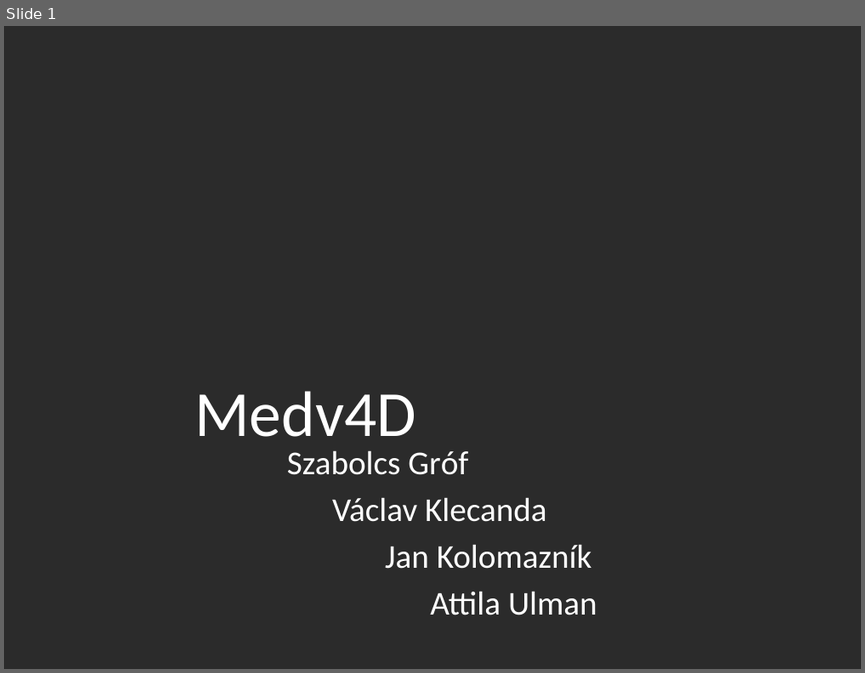
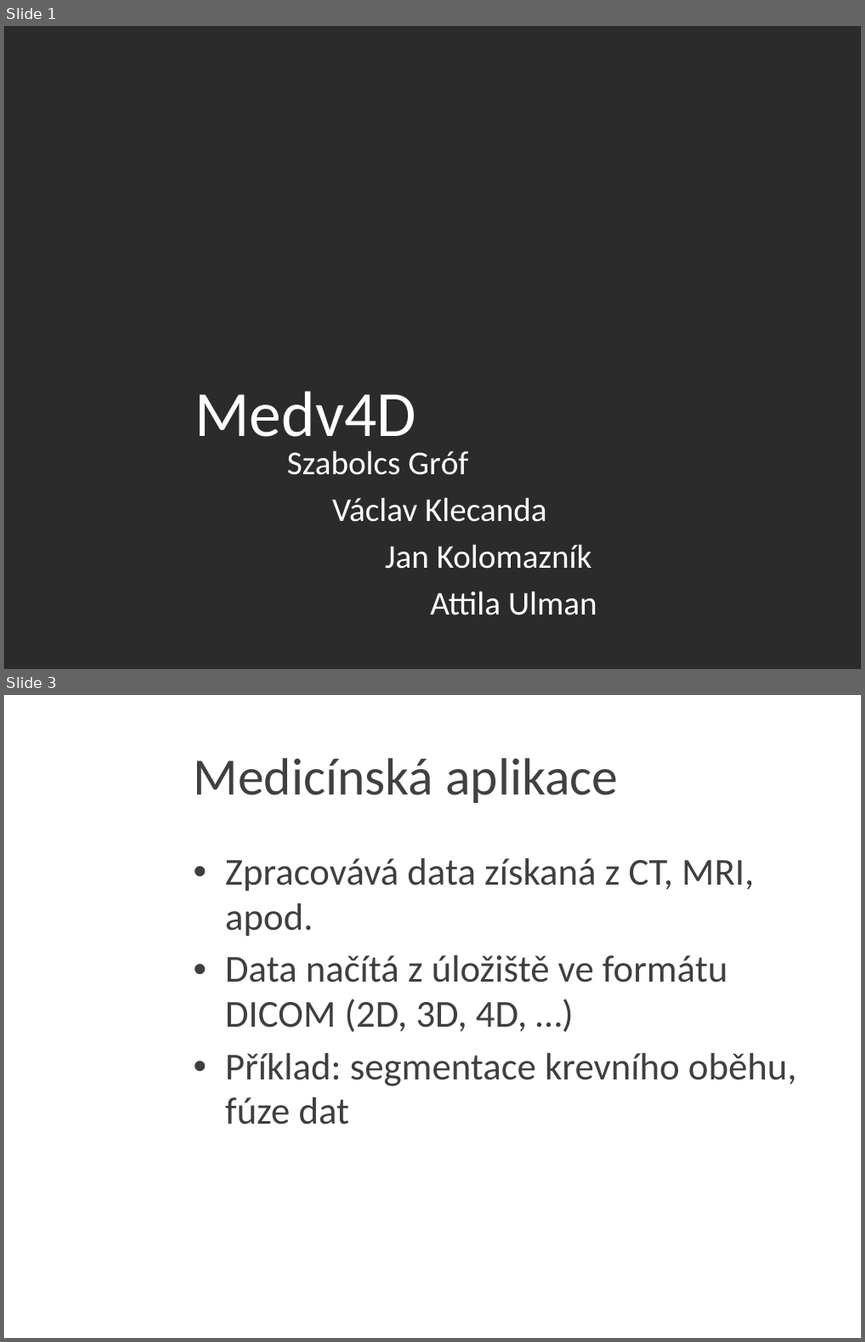
Before and after one commit to JanKolomaznik/MedV4D, a slide deck: doc/Presentation/Medv4D.pptx. Shown one above the other, each under a label of ours: slide 1 before the commit, slides 1 and 3 after it; the slides between them are not shown. The pictures are 865x673 and 865x1342 pixels, drawn with LibreOffice and Linux fonts; fonts in the diff are those of the drawing; background and template pictures are left out; a plain dark background stands for a picture behind light text. Boxes give left, top, right and bottom in pixels: in the first picture for what was removed or moved away, otherwise in the second. Text is boxed around its words. In the diff, an @@ line names an element or a change of style, - is before the commit and + after.

```diff
--- a/doc/Presentation/Medv4D.pptx
+++ b/doc/Presentation/Medv4D.pptx
@@ slide 3 added at (4,695,861,1338), background picture (left out) @@
@@ title added at (194,758,618,803), 44 pt, text #404040 @@
+Medicínská aplikace
@@ text added at (225,858,797,1124), 32 pt, text #3F3F3F @@
+• Zpracovává data získaná z CT, MRI, apod.
+• Data načítá z úložiště ve formátu DICOM (2D, 3D, 4D, …)
+• Příklad: segmentace krevního oběhu, fúze dat
```
Also in this commit, not shown: 1 slide changed, 13 other slides added, 2 slides removed.
